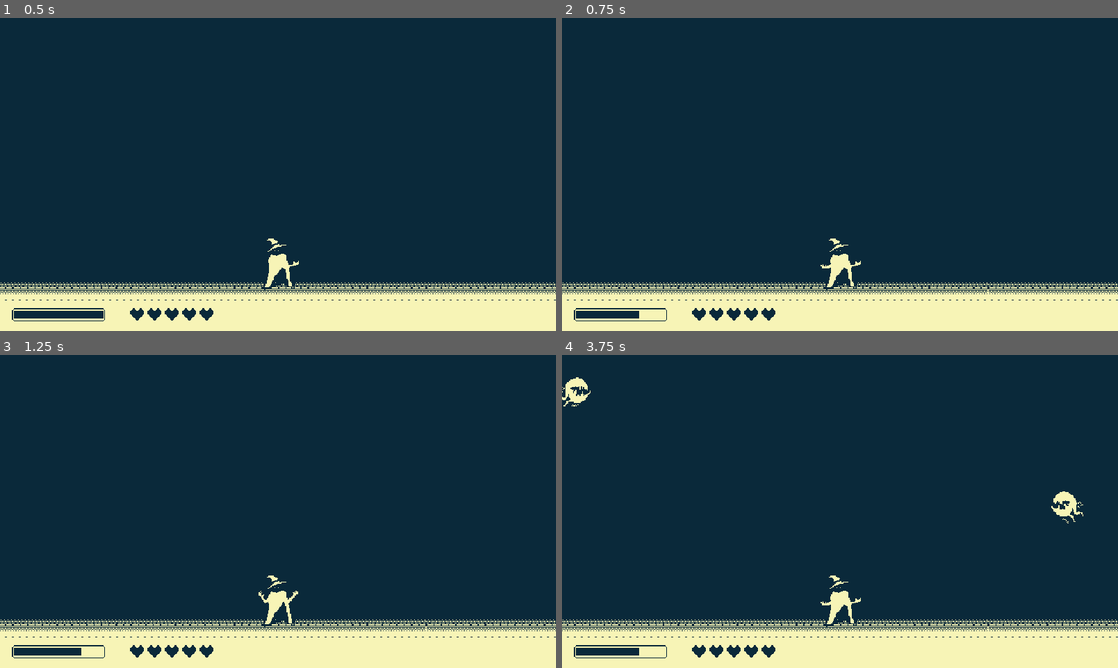
Above: before the commit, frames 1-4 (two rows, left to right).
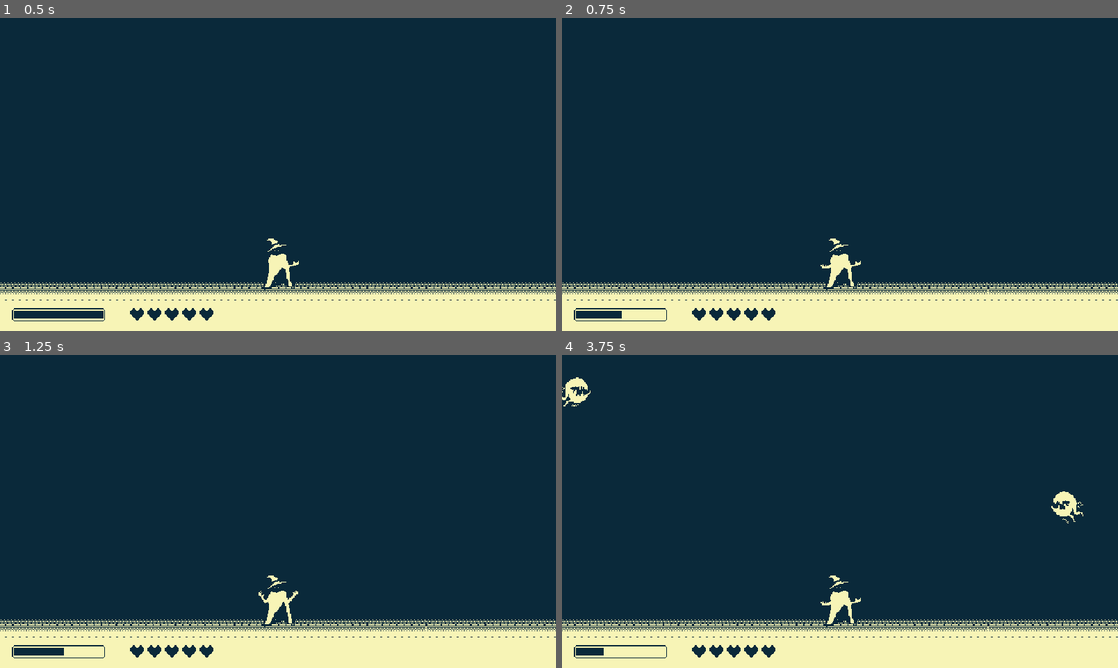
Above: after the commit, the same moments.

Repository: napstyy/shock
Game: Godot game, scene res://scenes/main.tscn
The game is run twice, just before and just after one commit, with the same random seed, the same clock (stepped at 60 frames per second) and the same inputs. The project has no main scene, so this scene is started directly.
Inputs:
- Up to frame 1 (0.5 s): no input
- Up to frame 2 (0.75 s): tap Enter at 0.5 s; tap 1 (Attack1) at 0.6 s
- Up to frame 3 (1.25 s): no input
- Up to frame 4 (3.75 s): tap 2 (Attack2) at 1.35, 2.85 s; tap 1 (Attack1) at 2.1, 3.6 s

Frame 1 is identical in both runs. In frame 2, less than 0.1% of the frame differs, in the area x 10-14%, y 93-96%; in frame 3, less than 0.1%; in frame 4, 0.2%, in the area x 7-14%, y 93-96%.

Commit message:
Removed dmg upgrade, tweaked attacks

Diff:
--- a/prefabs/attacks/barrierarc.tscn
+++ b/prefabs/attacks/barrierarc.tscn
@@ -192,7 +192,7 @@
 attack_name = 3
 attack_areas = [NodePath("Area2D")]
 attack_damage = 30
-energy_cost = 20
+energy_cost = 25
 attack_anim = NodePath("AnimationPlayer")
 
 [node name="AnimatedSprite2D" type="AnimatedSprite2D" parent="." unique_id=912354004]
--- a/prefabs/attacks/circuitbeam.tscn
+++ b/prefabs/attacks/circuitbeam.tscn
@@ -213,6 +213,8 @@
 attack_name = 7
 attack_areas = [NodePath("Area2D")]
 area_growth = 1
+attack_damage = 100
+energy_cost = 25
 attack_anim = NodePath("AnimationPlayer")
 
 [node name="AnimatedSprite2D" type="AnimatedSprite2D" parent="." unique_id=1562161197]
--- a/prefabs/attacks/ion_storm.tscn
+++ b/prefabs/attacks/ion_storm.tscn
@@ -243,13 +243,13 @@
 attack_name = 9
 attack_areas = [NodePath("Area2D"), NodePath("Area2D2"), NodePath("Area2D3"), NodePath("Area2D4")]
 attack_damage = 100
+energy_cost = 15
 attack_anim = NodePath("AnimationPlayer")
 
 [node name="AnimatedSprite2D" type="AnimatedSprite2D" parent="." unique_id=1944547156]
 visible = false
 position = Vector2(320, 180)
 sprite_frames = SubResource("SpriteFrames_n4bxf")
-frame = 19
 
 [node name="Area2D" type="Area2D" parent="." unique_id=155938459]
 position = Vector2(130, 177)
--- a/prefabs/attacks/lightningorb.tscn
+++ b/prefabs/attacks/lightningorb.tscn
@@ -113,7 +113,7 @@
 attack_name = 2
 attack_areas = [NodePath("Area2D")]
 attack_damage = 30
-energy_cost = 10
+energy_cost = 20
 movement_type = 1
 movement_points = Array[Vector2]([Vector2(0, 280), Vector2(640, 280)])
 movement_speed = 60.0
--- a/prefabs/attacks/rollingthunder.tscn
+++ b/prefabs/attacks/rollingthunder.tscn
@@ -193,6 +193,7 @@
 attack_areas = [NodePath("Area2D")]
 area_growth = 1
 attack_damage = 40
+energy_cost = 35
 attack_anim = NodePath("AnimationPlayer")
 
 [node name="AnimatedSprite2D" type="AnimatedSprite2D" parent="." unique_id=1675556131]
--- a/prefabs/attacks/sparkgeyser.tscn
+++ b/prefabs/attacks/sparkgeyser.tscn
@@ -210,9 +210,11 @@
 attack_areas = [NodePath("AnimatedSprite2D/Area2D"), NodePath("AnimatedSprite2D/Area2D2")]
 area_growth = 1
 attack_damage = 50
+energy_cost = 40
 attack_anim = NodePath("AnimationPlayer")
 
 [node name="AnimatedSprite2D" type="AnimatedSprite2D" parent="." unique_id=329245543]
+visible = false
 position = Vector2(347, 180)
 sprite_frames = SubResource("SpriteFrames_vl101")
 
--- a/prefabs/attacks/splitbolt.tscn
+++ b/prefabs/attacks/splitbolt.tscn
@@ -103,10 +103,10 @@
 }]
 
 [sub_resource type="RectangleShape2D" id="RectangleShape2D_kaaju"]
-size = Vector2(20, 60)
+size = Vector2(20, 100)
 
 [sub_resource type="RectangleShape2D" id="RectangleShape2D_vcsrw"]
-size = Vector2(20, 60)
+size = Vector2(20, 100)
 
 [sub_resource type="Animation" id="Animation_jklrr"]
 length = 0.001
@@ -169,7 +169,7 @@
 tracks/2/interp = 1
 tracks/2/loop_wrap = true
 tracks/2/keys = {
-"times": PackedFloat32Array(0.7),
+"times": PackedFloat32Array(0.65),
 "transitions": PackedFloat32Array(1),
 "values": [{
 "args": [],
@@ -183,19 +183,25 @@
 &"attack": SubResource("Animation_kaaju")
 }
 
+[sub_resource type="RectangleShape2D" id="RectangleShape2D_84teo"]
+size = Vector2(20, 130)
+
+[sub_resource type="RectangleShape2D" id="RectangleShape2D_tgpv8"]
+size = Vector2(20, 70)
+
 [node name="splitbolt" type="Node2D" unique_id=629320727 node_paths=PackedStringArray("attack_areas", "attack_anim") groups=["attacks"]]
 script = ExtResource("1_84teo")
 attack_name = 4
-attack_areas = [NodePath("Larea"), NodePath("Rarea")]
+attack_areas = [NodePath("Larea"), NodePath("Rarea"), NodePath("ULArea2D"), NodePath("URArea2D2")]
 area_growth = 1
 attack_damage = 30
+energy_cost = 25
 attack_anim = NodePath("AnimationPlayer")
 
 [node name="AnimatedSprite2D" type="AnimatedSprite2D" parent="." unique_id=1767364698]
 visible = false
 position = Vector2(347, 180)
 sprite_frames = SubResource("SpriteFrames_sgwgh")
-frame = 12
 
 [node name="Larea" type="Area2D" parent="." unique_id=1316313214]
 position = Vector2(98, 292)
@@ -215,3 +221,22 @@
 
 [node name="AnimationPlayer" type="AnimationPlayer" parent="." unique_id=485392469]
 libraries/ = SubResource("AnimationLibrary_vcsrw")
+
+[node name="ULArea2D" type="Area2D" parent="." unique_id=2078809777]
+position = Vector2(128, 212)
+collision_layer = 4
+collision_mask = 2
+
+[node name="CollisionShape2D" type="CollisionShape2D" parent="ULArea2D" unique_id=1425996030]
+position = Vector2(4, -1)
+rotation = 1.134464
+shape = SubResource("RectangleShape2D_84teo")
+
+[node name="URArea2D2" type="Area2D" parent="." unique_id=1123994558]
+position = Vector2(222, 213)
+collision_layer = 4
+collision_mask = 2
+
+[node name="CollisionShape2D" type="CollisionShape2D" parent="URArea2D2" unique_id=121950730]
+rotation = -0.5358161
+shape = SubResource("RectangleShape2D_tgpv8")
--- a/prefabs/attacks/thunderpillar.tscn
+++ b/prefabs/attacks/thunderpillar.tscn
@@ -393,7 +393,7 @@
 attack_name = 1
 attack_areas = [NodePath("LPillar"), NodePath("RPillar")]
 attack_damage = 20
-energy_cost = 30
+energy_cost = 50
 attack_anim = NodePath("AnimationPlayer")
 
 [node name="LPillar" type="Area2D" parent="." unique_id=1699175628]
--- a/prefabs/attacks/voltsphere.tscn
+++ b/prefabs/attacks/voltsphere.tscn
@@ -284,9 +284,11 @@
 attack_name = 10
 attack_areas = [NodePath("Area2D")]
 attack_damage = 100
+energy_cost = 30
 attack_anim = NodePath("AnimationPlayer")
 
 [node name="AnimatedSprite2D" type="AnimatedSprite2D" parent="." unique_id=824566362]
+visible = false
 position = Vector2(347, 180)
 sprite_frames = SubResource("SpriteFrames_111xi")
 
--- a/prefabs/enemies/spawner.tscn
+++ b/prefabs/enemies/spawner.tscn
@@ -5,6 +5,7 @@
 [ext_resource type="PackedScene" uid="uid://b82yrmhbxwhu3" path="res://prefabs/enemies/ghost.tscn" id="2_jodvj"]
 [ext_resource type="Script" uid="uid://bdlrie3xqxcv1" path="res://scripts/enemy/enemy_count.gd" id="3_i0lvk"]
 [ext_resource type="PackedScene" uid="uid://c6m1sf4ew33xc" path="res://prefabs/enemies/wraith.tscn" id="3_oy8jr"]
+[ext_resource type="FontFile" uid="uid://bukguo81riwbo" path="res://assets/fonts/Jacquard24-Regular.ttf" id="6_aqx5k"]
 
 [sub_resource type="Resource" id="Resource_aqx5k"]
 script = ExtResource("3_i0lvk")
@@ -33,5 +34,25 @@
 [node name="WaveTimer" type="Timer" parent="." unique_id=315395502]
 one_shot = true
 
+[node name="RichTextLabel" type="RichTextLabel" parent="." unique_id=711371826]
+visible = false
+anchors_preset = 8
+anchor_left = 0.5
+anchor_top = 0.5
+anchor_right = 0.5
+anchor_bottom = 0.5
+offset_left = 270.0
+offset_top = 160.0
+offset_right = 370.0
+offset_bottom = 200.0
+grow_horizontal = 2
+grow_vertical = 2
+pivot_offset = Vector2(20, 20)
+theme_override_colors/default_color = Color(0.96862745, 0.95686275, 0.7137255, 1)
+theme_override_fonts/normal_font = ExtResource("6_aqx5k")
+text = "Wave 1"
+horizontal_alignment = 1
+vertical_alignment = 1
+
 [connection signal="timeout" from="Timer" to="." method="_on_timer_timeout"]
 [connection signal="timeout" from="WaveTimer" to="." method="_on_wave_timer_timeout"]
--- a/scenes/main.tscn
+++ b/scenes/main.tscn
@@ -3,9 +3,171 @@
 [ext_resource type="Texture2D" uid="uid://b7aj0qlh3gea6" path="res://assets/BGSHOCK.png" id="1_goojr"]
 [ext_resource type="PackedScene" uid="uid://d2j2dagcw53r2" path="res://prefabs/player.tscn" id="2_ur0pu"]
 [ext_resource type="PackedScene" uid="uid://xtsbcs12gqpw" path="res://prefabs/enemies/spawner.tscn" id="3_1wh1u"]
+[ext_resource type="Script" uid="uid://ds7ipm0r0rs28" path="res://scripts/enemy/wave.gd" id="4_choun"]
 [ext_resource type="PackedScene" uid="uid://hq826c85glyk" path="res://prefabs/attacks/thunderpillar.tscn" id="4_yfd0k"]
+[ext_resource type="Script" uid="uid://bdlrie3xqxcv1" path="res://scripts/enemy/enemy_count.gd" id="5_ya4ey"]
 [ext_resource type="PackedScene" uid="uid://c6joaewasbtbs" path="res://prefabs/energy_bar.tscn" id="6_6rr2n"]
+[ext_resource type="PackedScene" uid="uid://b82yrmhbxwhu3" path="res://prefabs/enemies/ghost.tscn" id="6_eb6dy"]
 [ext_resource type="PackedScene" uid="uid://cu0ipiwx07cg6" path="res://prefabs/hp_bar.tscn" id="7_dm2rk"]
+[ext_resource type="PackedScene" uid="uid://c6m1sf4ew33xc" path="res://prefabs/enemies/wraith.tscn" id="7_trceg"]
+[ext_resource type="PackedScene" uid="uid://c253fpkysf3tx" path="res://prefabs/enemies/geist.tscn" id="8_ya4ey"]
+
+[sub_resource type="Resource" id="Resource_a8y0u"]
+script = ExtResource("5_ya4ey")
+scene = ExtResource("6_eb6dy")
+count = 3
+metadata/_custom_type_script = "uid://bdlrie3xqxcv1"
+
+[sub_resource type="Resource" id="Resource_jkv2x"]
+script = ExtResource("4_choun")
+enemies = Array[ExtResource("5_ya4ey")]([SubResource("Resource_a8y0u")])
+metadata/_custom_type_script = "uid://ds7ipm0r0rs28"
+
+[sub_resource type="Resource" id="Resource_jbj1t"]
+script = ExtResource("5_ya4ey")
+scene = ExtResource("6_eb6dy")
+count = 7
+metadata/_custom_type_script = "uid://bdlrie3xqxcv1"
+
+[sub_resource type="Resource" id="Resource_muem4"]
+script = ExtResource("4_choun")
+enemies = Array[ExtResource("5_ya4ey")]([SubResource("Resource_jbj1t")])
+metadata/_custom_type_script = "uid://ds7ipm0r0rs28"
+
+[sub_resource type="Resource" id="Resource_dp3eg"]
+script = ExtResource("5_ya4ey")
+scene = ExtResource("6_eb6dy")
+count = 2
+metadata/_custom_type_script = "uid://bdlrie3xqxcv1"
+
+[sub_resource type="Resource" id="Resource_0ld40"]
+script = ExtResource("5_ya4ey")
+scene = ExtResource("7_trceg")
+metadata/_custom_type_script = "uid://bdlrie3xqxcv1"
+
+[sub_resource type="Resource" id="Resource_gqmmt"]
+script = ExtResource("4_choun")
+enemies = Array[ExtResource("5_ya4ey")]([SubResource("Resource_dp3eg"), SubResource("Resource_0ld40")])
+metadata/_custom_type_script = "uid://ds7ipm0r0rs28"
+
+[sub_resource type="Resource" id="Resource_yc10j"]
+script = ExtResource("5_ya4ey")
+scene = ExtResource("6_eb6dy")
+count = 6
+metadata/_custom_type_script = "uid://bdlrie3xqxcv1"
+
+[sub_resource type="Resource" id="Resource_jscy8"]
+script = ExtResource("5_ya4ey")
+scene = ExtResource("7_trceg")
+count = 6
+metadata/_custom_type_script = "uid://bdlrie3xqxcv1"
+
+[sub_resource type="Resource" id="Resource_pm3ni"]
+script = ExtResource("4_choun")
+enemies = Array[ExtResource("5_ya4ey")]([SubResource("Resource_yc10j"), SubResource("Resource_jscy8")])
+metadata/_custom_type_script = "uid://ds7ipm0r0rs28"
+
+[sub_resource type="Resource" id="Resource_eb6dy"]
+script = ExtResource("5_ya4ey")
+scene = ExtResource("8_ya4ey")
+count = 4
+metadata/_custom_type_script = "uid://bdlrie3xqxcv1"
+
+[sub_resource type="Resource" id="Resource_trceg"]
+script = ExtResource("4_choun")
+enemies = Array[ExtResource("5_ya4ey")]([SubResource("Resource_eb6dy")])
+metadata/_custom_type_script = "uid://ds7ipm0r0rs28"
+
+[sub_resource type="Resource" id="Resource_y6deb"]
+script = ExtResource("5_ya4ey")
+scene = ExtResource("6_eb6dy")
+count = 4
+metadata/_custom_type_script = "uid://bdlrie3xqxcv1"
+
+[sub_resource type="Resource" id="Resource_og1vs"]
+script = ExtResource("5_ya4ey")
+scene = ExtResource("8_ya4ey")
+count = 3
+metadata/_custom_type_script = "uid://bdlrie3xqxcv1"
+
+[sub_resource type="Resource" id="Resource_2wyq8"]
+script = ExtResource("5_ya4ey")
+scene = ExtResource("7_trceg")
+count = 6
+metadata/_custom_type_script = "uid://bdlrie3xqxcv1"
+
+[sub_resource type="Resource" id="Resource_vxglm"]
+script = ExtResource("4_choun")
+enemies = Array[ExtResource("5_ya4ey")]([SubResource("Resource_y6deb"), SubResource("Resource_og1vs"), SubResource("Resource_2wyq8")])
+metadata/_custom_type_script = "uid://ds7ipm0r0rs28"
+
+[sub_resource type="Resource" id="Resource_2f3dj"]
+script = ExtResource("5_ya4ey")
+scene = ExtResource("7_trceg")
+count = 8
+metadata/_custom_type_script = "uid://bdlrie3xqxcv1"
+
+[sub_resource type="Resource" id="Resource_yq6so"]
+script = ExtResource("5_ya4ey")
+scene = ExtResource("8_ya4ey")
+count = 4
+metadata/_custom_type_script = "uid://bdlrie3xqxcv1"
+
+[sub_resource type="Resource" id="Resource_fv21b"]
+script = ExtResource("4_choun")
+enemies = Array[ExtResource("5_ya4ey")]([SubResource("Resource_2f3dj"), SubResource("Resource_yq6so")])
+metadata/_custom_type_script = "uid://ds7ipm0r0rs28"
+
+[sub_resource type="Resource" id="Resource_ya4ey"]
+script = ExtResource("5_ya4ey")
+scene = ExtResource("8_ya4ey")
+count = 6
+metadata/_custom_type_script = "uid://bdlrie3xqxcv1"
+
+[sub_resource type="Resource" id="Resource_tel4y"]
+script = ExtResource("5_ya4ey")
+scene = ExtResource("7_trceg")
+count = 4
+metadata/_custom_type_script = "uid://bdlrie3xqxcv1"
+
+[sub_resource type="Resource" id="Resource_qkpxi"]
+script = ExtResource("4_choun")
+enemies = Array[ExtResource("5_ya4ey")]([SubResource("Resource_ya4ey"), SubResource("Resource_tel4y")])
+metadata/_custom_type_script = "uid://ds7ipm0r0rs28"
+
+[sub_resource type="Resource" id="Resource_5q0nq"]
+script = ExtResource("5_ya4ey")
+scene = ExtResource("8_ya4ey")
+count = 10
+metadata/_custom_type_script = "uid://bdlrie3xqxcv1"
+
+[sub_resource type="Resource" id="Resource_dgi5k"]
+script = ExtResource("4_choun")
+enemies = Array[ExtResource("5_ya4ey")]([SubResource("Resource_5q0nq")])
+metadata/_custom_type_script = "uid://ds7ipm0r0rs28"
+
+[sub_resource type="Resource" id="Resource_j8jky"]
+script = ExtResource("5_ya4ey")
+scene = ExtResource("6_eb6dy")
+count = 12
+metadata/_custom_type_script = "uid://bdlrie3xqxcv1"
+
+[sub_resource type="Resource" id="Resource_kmb1v"]
+script = ExtResource("5_ya4ey")
+scene = ExtResource("7_trceg")
+count = 10
+metadata/_custom_type_script = "uid://bdlrie3xqxcv1"
+
+[sub_resource type="Resource" id="Resource_fuf3a"]
+script = ExtResource("5_ya4ey")
+scene = ExtResource("8_ya4ey")
+count = 8
+metadata/_custom_type_script = "uid://bdlrie3xqxcv1"
+
+[sub_resource type="Resource" id="Resource_pibwh"]
+script = ExtResource("4_choun")
+enemies = Array[ExtResource("5_ya4ey")]([SubResource("Resource_j8jky"), SubResource("Resource_kmb1v"), SubResource("Resource_fuf3a")])
+metadata/_custom_type_script = "uid://ds7ipm0r0rs28"
 
 [node name="Main" type="Node2D" unique_id=733101548]
 
@@ -24,6 +186,7 @@
 position = Vector2(320, 280)
 
 [node name="Spawner" parent="." unique_id=1881567075 instance=ExtResource("3_1wh1u")]
+waves = Array[ExtResource("4_choun")]([SubResource("Resource_jkv2x"), SubResource("Resource_muem4"), SubResource("Resource_gqmmt"), SubResource("Resource_pm3ni"), SubResource("Resource_trceg"), SubResource("Resource_vxglm"), SubResource("Resource_fv21b"), SubResource("Resource_qkpxi"), SubResource("Resource_dgi5k"), SubResource("Resource_pibwh")])
 
 [node name="thunderpillar" parent="." unique_id=2069167653 instance=ExtResource("4_yfd0k")]
 
--- a/scenes/test_2.tscn
+++ b/scenes/test_2.tscn
@@ -10,33 +10,60 @@
 [ext_resource type="PackedScene" uid="uid://b82yrmhbxwhu3" path="res://prefabs/enemies/ghost.tscn" id="6_jptny"]
 [ext_resource type="PackedScene" uid="uid://c6m1sf4ew33xc" path="res://prefabs/enemies/wraith.tscn" id="7_eqyx2"]
 [ext_resource type="PackedScene" uid="uid://cu0ipiwx07cg6" path="res://prefabs/hp_bar.tscn" id="7_kaaju"]
-[ext_resource type="PackedScene" uid="uid://c253fpkysf3tx" path="res://prefabs/enemies/geist.tscn" id="8_enlks"]
 
 [sub_resource type="Resource" id="Resource_aqx5k"]
 script = ExtResource("5_6t5uc")
 scene = ExtResource("6_jptny")
-metadata/_custom_type_script = "uid://bdlrie3xqxcv1"
-
-[sub_resource type="Resource" id="Resource_sb33p"]
-script = ExtResource("5_6t5uc")
-scene = ExtResource("7_eqyx2")
-count = 1
+count = 3
 metadata/_custom_type_script = "uid://bdlrie3xqxcv1"
 
 [sub_resource type="Resource" id="Resource_k6aj0"]
 script = ExtResource("4_6f0nr")
-enemies = Array[ExtResource("5_6t5uc")]([SubResource("Resource_aqx5k"), SubResource("Resource_sb33p")])
+enemies = Array[ExtResource("5_6t5uc")]([SubResource("Resource_aqx5k")])
 metadata/_custom_type_script = "uid://ds7ipm0r0rs28"
+
+[sub_resource type="Resource" id="Resource_ys1qx"]
+script = ExtResource("5_6t5uc")
+scene = ExtResource("6_jptny")
+count = 7
+metadata/_custom_type_script = "uid://bdlrie3xqxcv1"
+
+[sub_resource type="Resource" id="Resource_6f0nr"]
+script = ExtResource("4_6f0nr")
+enemies = Array[ExtResource("5_6t5uc")]([SubResource("Resource_ys1qx")])
+metadata/_custom_type_script = "uid://ds7ipm0r0rs28"
+
+[sub_resource type="Resource" id="Resource_6t5uc"]
+script = ExtResource("5_6t5uc")
+scene = ExtResource("7_eqyx2")
+metadata/_custom_type_script = "uid://bdlrie3xqxcv1"
+
+[sub_resource type="Resource" id="Resource_jptny"]
+script = ExtResource("5_6t5uc")
+scene = ExtResource("6_jptny")
+count = 2
+metadata/_custom_type_script = "uid://bdlrie3xqxcv1"
+
+[sub_resource type="Resource" id="Resource_eqyx2"]
+script = ExtResource("4_6f0nr")
+enemies = Array[ExtResource("5_6t5uc")]([SubResource("Resource_6t5uc"), SubResource("Resource_jptny")])
+metadata/_custom_type_script = "uid://ds7ipm0r0rs28"
+
+[sub_resource type="Resource" id="Resource_enlks"]
+script = ExtResource("5_6t5uc")
+scene = ExtResource("6_jptny")
+count = 6
+metadata/_custom_type_script = "uid://bdlrie3xqxcv1"
 
 [sub_resource type="Resource" id="Resource_pag38"]
 script = ExtResource("5_6t5uc")
-scene = ExtResource("8_enlks")
-count = 2
+scene = ExtResource("7_eqyx2")
+count = 6
 metadata/_custom_type_script = "uid://bdlrie3xqxcv1"
 
 [sub_resource type="Resource" id="Resource_tg4va"]
 script = ExtResource("4_6f0nr")
-enemies = Array[ExtResource("5_6t5uc")]([SubResource("Resource_pag38")])
+enemies = Array[ExtResource("5_6t5uc")]([SubResource("Resource_enlks"), SubResource("Resource_pag38")])
 metadata/_custom_type_script = "uid://ds7ipm0r0rs28"
 
 [node name="Test2" type="Node2D" unique_id=733101548]
@@ -56,7 +83,7 @@
 position = Vector2(320, 280)
 
 [node name="Spawner" parent="." unique_id=1881567075 instance=ExtResource("4_8mc82")]
-waves = Array[ExtResource("4_6f0nr")]([SubResource("Resource_k6aj0"), SubResource("Resource_tg4va")])
+waves = Array[ExtResource("4_6f0nr")]([SubResource("Resource_k6aj0"), SubResource("Resource_6f0nr"), SubResource("Resource_eqyx2"), SubResource("Resource_tg4va")])
 
 [node name="thunderpillar" parent="." unique_id=2069167653 instance=ExtResource("6_acnpl")]
 
--- a/scripts/enemy/spawner.gd
+++ b/scripts/enemy/spawner.gd
@@ -2,6 +2,8 @@
 @export var waves: Array[Wave]
 @onready var timer: Timer = $Timer
 @onready var wave_timer: Timer = $WaveTimer
+@onready var wave_label: RichTextLabel = $RichTextLabel
+
 var current_wave: int = 0
 var spawn_queue: Array[PackedScene] = []
 
@@ -32,6 +34,10 @@
 		current_wave += 1
 
 		#TEST
+		if current_wave == 10:
+			wave_label.text = "You win!"
+			wave_label.visible = true
+			return #TEST Probably bring up game over screen
 		upgrade_menu = preload("res://prefabs/upgrademenu.tscn").instantiate()
 		get_tree().current_scene.add_child(upgrade_menu)
 		upgrade_menu.upgradeclosed.connect(_on_upgrade_closed)
@@ -56,8 +62,11 @@
 	spawn()
 
 func _on_wave_timer_timeout() -> void:
+	wave_label.visible = false #TEST
 	start_wave()
 
 func _on_upgrade_closed(): #TEST
 	wave_timer.wait_time = time_between_waves
 	wave_timer.start()
+	wave_label.text = "Wave " + str(current_wave+1)
+	wave_label.visible = true
--- a/scripts/enums.gd
+++ b/scripts/enums.gd
@@ -17,7 +17,7 @@
 enum UPGRADE_TYPE{
 	NONE,
 	AREA,
-	DAMAGE,
+	#DAMAGE,
 	ENERGYCOST,
 	SPEED
 }
--- a/scripts/upgrade.gd
+++ b/scripts/upgrade.gd
@@ -74,10 +74,10 @@
 		"Name": "Area",
 		"Mod": 5
 		},
-	Enums.UPGRADE_TYPE.DAMAGE: {
-		"Name": "Damage",
-		"Mod": 5
-			},
+	#Enums.UPGRADE_TYPE.DAMAGE: {
+		#"Name": "Damage",
+		#"Mod": 5
+			#},
 	Enums.UPGRADE_TYPE.ENERGYCOST: {
 		"Name": "Energy Cost",
 		"Mod": -5
@@ -129,8 +129,8 @@
 	match upgrade_name:
 		Enums.UPGRADE_TYPE.AREA:
 			atknode.upgrade_area(upgrade_names[upgrade_name]["Mod"])
-		Enums.UPGRADE_TYPE.DAMAGE:
-			atknode.attack_damage += upgrade_names[upgrade_name]["Mod"] #TODO: Scale this per atk maybe
+		#Enums.UPGRADE_TYPE.DAMAGE:
+			#atknode.attack_damage += upgrade_names[upgrade_name]["Mod"] #TODO: Scale this per atk maybe
 		Enums.UPGRADE_TYPE.ENERGYCOST:
 			atknode.energy_cost += upgrade_names[upgrade_name]["Mod"]
 		Enums.UPGRADE_TYPE.SPEED:
